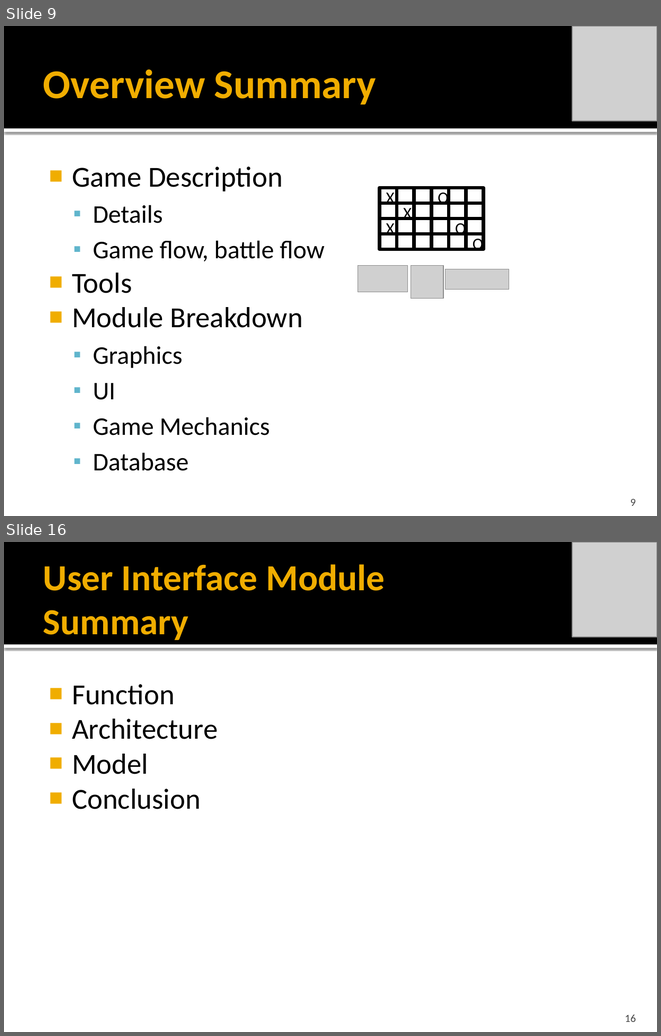
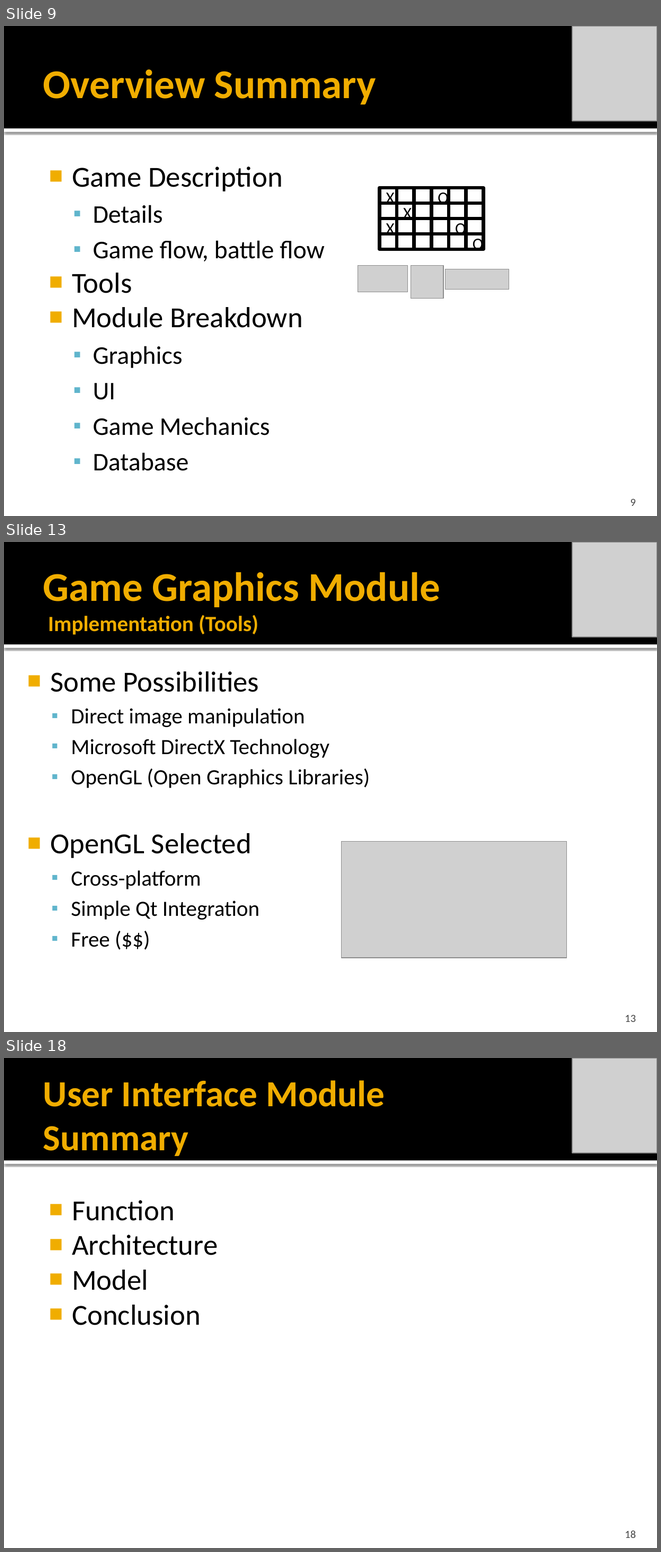
Before and after one commit to idxExtropy/duel-reality, a slide deck: Docs/DUEL REALITY .pptx. Shown one above the other, each under a label of ours: slides 9 and 16 before the commit, slides 9, 13 and 18 after it; the slides between them are not shown. The pictures are 661x1036 and 661x1552 pixels, drawn with LibreOffice and Linux fonts; fonts in the diff are those of the drawing; grey boxes stand for pictures. Boxes give left, top, right and bottom in pixels: in the first picture for what was removed or moved away, otherwise in the second. Text is boxed around its words. In the diff, an @@ line names an element or a change of style, - is before the commit and + after.

```diff
--- a/Docs/DUEL REALITY .pptx
+++ b/Docs/DUEL REALITY .pptx
@@ slide 13 added at [4, 542, 657, 1032], background #FFFFFF; not listed: 2 template elements that a slide beside it also shows @@
@@ picture added at [572, 542, 657, 637] @@
@@ title added at [43, 572, 440, 635], 24 pt, text #F0AD00, bold @@
+Game Graphics Module
+Implementation (Tools)
@@ text added at [50, 671, 370, 947], 24 pt, text #000000 @@
+■ Some Possibilities
+  ▪ Direct image manipulation
+  ▪ Microsoft DirectX Technology
+  ▪ OpenGL (Open Graphics Libraries)
+■ OpenGL Selected
+  ▪ Cross-platform
+  ▪ Simple Qt Integration
+  ▪ Free ($$)
@@ picture added at [342, 841, 567, 958] @@
@@ page number added at [625, 1014, 636, 1022], 12 pt, text #454545 @@
+13
@@ what was slide 16 is now slide 18 @@
@@ page number at [625, 1530, 636, 1538]: text changed @@
-16
+18
```
Also in this commit, not shown: 5 slides changed, 2 other slides added, 1 slide removed.
